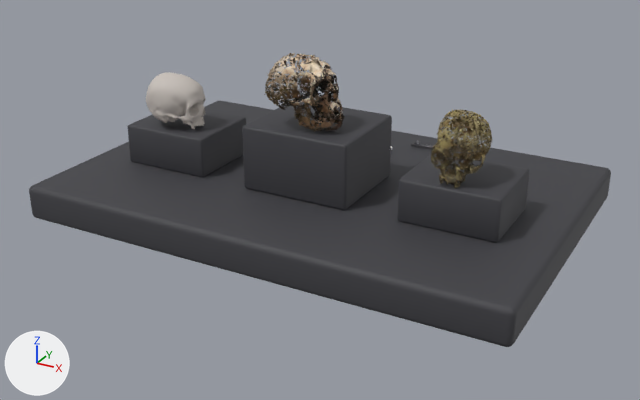
A saved change to the glTF model public/assets/models/ragam-temuan-manusia-purba/museum-bukti-dan-hipotesis.glb.
Both versions are drawn from a 50 mm camera at (3.35, -6.21, 2.87) aimed at (0.06, -0.24, -0.12). Every picture has the same lights, and +X, +Y and +Z are marked at lower left. The first picture is the older version. Where no turn or scale is listed for an object, it has been applied to the vertices.
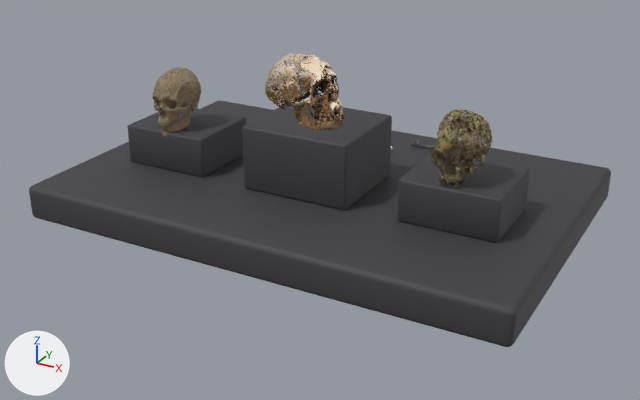
Not visible in the pictures: 'Object_2.002', 'Object_6.002'.

Where the change shows, as pixel boxes [x1, y1, x2, y2] in the pictures (640 x 400 px):
```json
{"object": "Object_4", "change": "recoloured", "before": [265, 52, 342, 131], "after": [265, 52, 342, 131], "on screen": "lighter"}
{"object": "Object_3.003", "change": "added", "after": [152, 67, 201, 136], "on screen": "brown"}
{"object": "Object_4.002", "change": "deleted", "before": [147, 79, 206, 129]}
{"object": "Object_3", "change": "recoloured", "before": [289, 54, 345, 131], "after": [289, 54, 345, 131], "on screen": "lighter"}
{"object": "Object_5.002", "change": "deleted", "before": [146, 73, 205, 129]}
{"object": "Object_3.002", "change": "deleted", "before": [154, 72, 205, 123]}
{"object": "Object_5", "change": "recoloured", "before": [265, 53, 343, 131], "after": [265, 53, 343, 131]}
{"object": "Object_4.003", "change": "added", "after": [154, 67, 199, 134]}
```

The change, as JSON lines over the scene's bpy script:
```json
{"op": "add", "block": "img_homosapiens_baked_1", "code": ["img_homosapiens_baked_1 = load_image('HomoSapiens_baked_1', '_unpacked/HomoSapiens_baked_1', 1024, 1024, 'sRGB')"]}
{"op": "add", "block": "img_homosapiens_baked_0", "code": ["img_homosapiens_baked_0 = load_image('HomoSapiens_baked_0', '_unpacked/HomoSapiens_baked_0', 1024, 1024, 'sRGB')"]}
{"block": "mat_model_material_u1_v1", "change": "nodes: BsdfPrincipled, OutputMaterial, TexImage"}
{"block": "mat_model_material_u1_v1", "change": "nodes: BsdfTransparent, Emission, LightPath, MixShader, OutputMaterial, TexImage"}
{"op": "add", "block": "mat_mat_homosapiens_baked_1", "code": ["mat_mat_homosapiens_baked_1 = principled_material('MAT_HomoSapiens_Baked_1')", "mat_mat_homosapiens_baked_1.texture = img_homosapiens_baked_1", "mat_mat_homosapiens_baked_1.roughness = 0.9"]}
{"op": "add", "block": "mat_mat_homosapiens_baked_0", "code": ["mat_mat_homosapiens_baked_0 = principled_material('MAT_HomoSapiens_Baked_0')", "mat_mat_homosapiens_baked_0.texture = img_homosapiens_baked_0", "mat_mat_homosapiens_baked_0.roughness = 0.9"]}
{"op": "add", "block": "me_object_1_003", "code": ["me_object_1_003 = bpy.data.meshes.new('Object_1.003')", "me_object_1_003.from_pydata(...)  # 7150 vertices, 4308 faces; spans x 0.0..0.369, y 0.003..0.478, z 0.0..0.547", "me_object_1_003.materials.append(mat_mat_homosapiens_baked_1)  # picture img_homosapiens_baked_1"]}
{"op": "add", "block": "me_object_0_003", "code": ["me_object_0_003 = bpy.data.meshes.new('Object_0.003')", "me_object_0_003.from_pydata(...)  # 17598 vertices, 26689 faces; spans x 0.0..0.371, y 0.0..0.48, z 0.0..0.546", "me_object_0_003.materials.append(mat_mat_homosapiens_baked_0)  # picture img_homosapiens_baked_0"]}
{"op": "remove", "block": "ob_object_2_002", "code": ["ob_object_2_002 = bpy.data.objects.new('Object_2.002', me_object_0_002)", "ob_object_2_002.location = (-1.46, -0.26, 0.574)"]}
{"op": "remove", "block": "ob_object_3_002", "code": ["ob_object_3_002 = bpy.data.objects.new('Object_3.002', me_object_1_002)", "ob_object_3_002.location = (-1.46, -0.26, 0.574)"]}
{"op": "remove", "block": "ob_object_4_002", "code": ["ob_object_4_002 = bpy.data.objects.new('Object_4.002', me_object_2_002)", "ob_object_4_002.location = (-1.46, -0.26, 0.574)"]}
{"op": "remove", "block": "ob_object_5_002", "code": ["ob_object_5_002 = bpy.data.objects.new('Object_5.002', me_object_3_002)", "ob_object_5_002.location = (-1.46, -0.26, 0.574)"]}
{"op": "remove", "block": "ob_object_6_002", "code": ["ob_object_6_002 = bpy.data.objects.new('Object_6.002', me_object_4_001)", "ob_object_6_002.location = (-1.46, -0.26, 0.574)"]}
{"op": "add", "block": "ob_object_4_003", "code": ["ob_object_4_003 = bpy.data.objects.new('Object_4.003', me_object_1_003)", "ob_object_4_003.location = (-1.47, -0.584, 0.308)"]}
{"op": "add", "block": "ob_object_3_003", "code": ["ob_object_3_003 = bpy.data.objects.new('Object_3.003', me_object_0_003)", "ob_object_3_003.location = (-1.47, -0.584, 0.308)"]}
```
